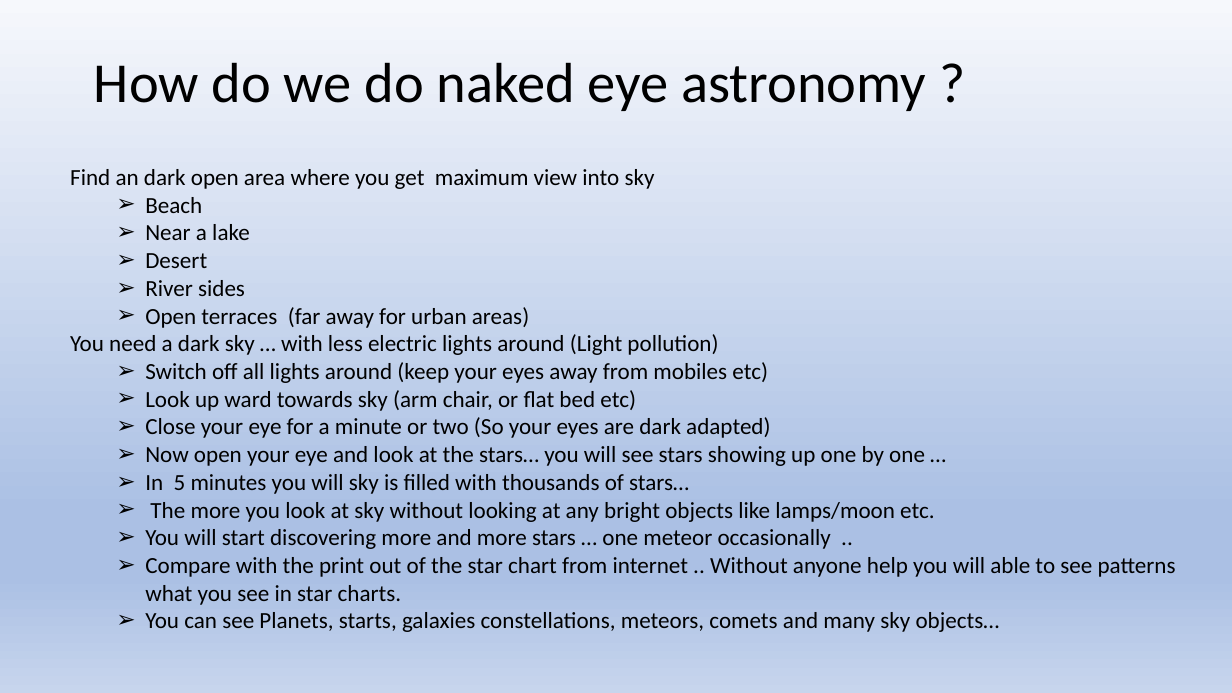
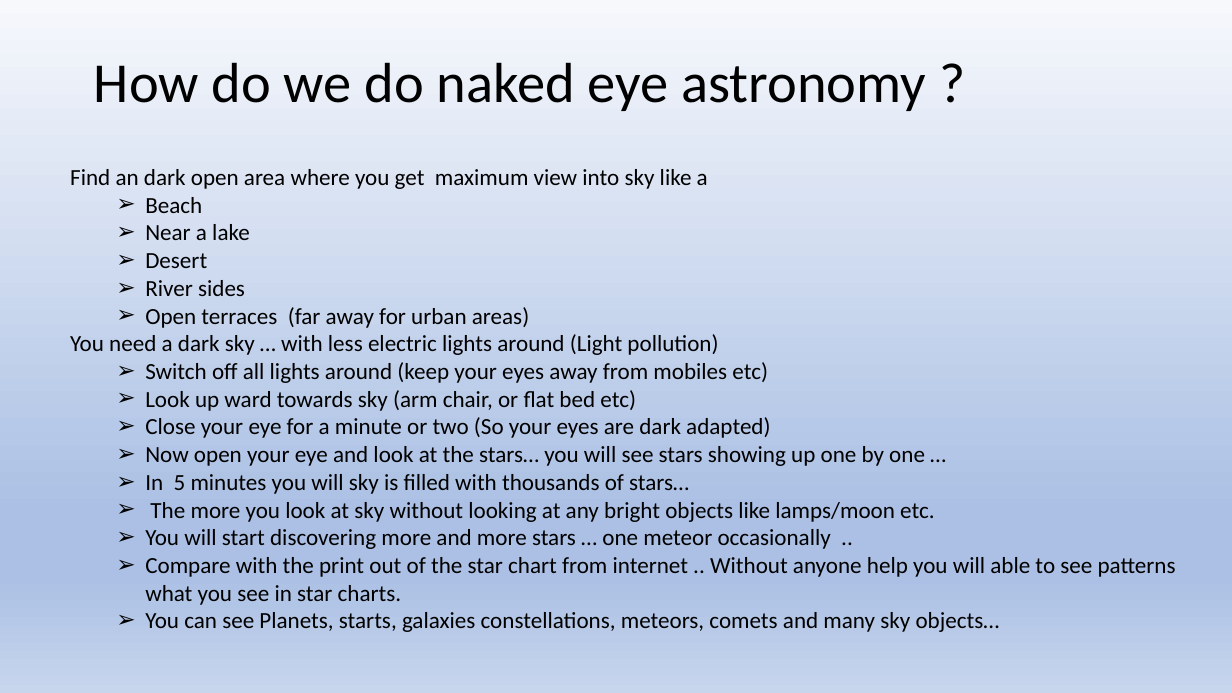
Before and after one commit to girishsukukumar/General, a slide deck: slide 12 of astronomy-kids.pptx (slide 10 before the commit). Drawn at 1232x693 pixels with LibreOffice and Linux fonts; fonts in the diff are those of the drawing. Boxes give left, top, right and bottom in pixels: in the first picture for what was removed or moved away, otherwise in the second. Text is boxed around its words. In the diff, an @@ line names an element or a change of style, - is before the commit and + after.

Commit message:
Add files via upload
Update

```diff
--- a/astronomy-kids.pptx
+++ b/astronomy-kids.pptx
@@ text at <box>70,169,708,189</box>: text changed @@
-Find an dark open area where you get maximum view into sky
+Find an dark open area where you get maximum view into sky like a
```
Also in this commit, not shown: 9 other slides changed, 15 slides added, 3 slides removed.
